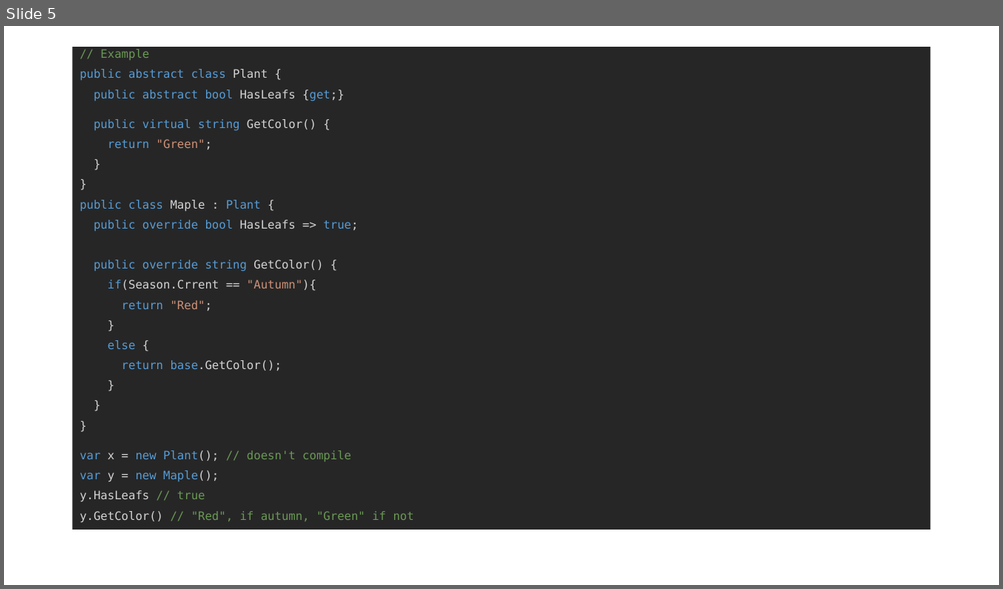
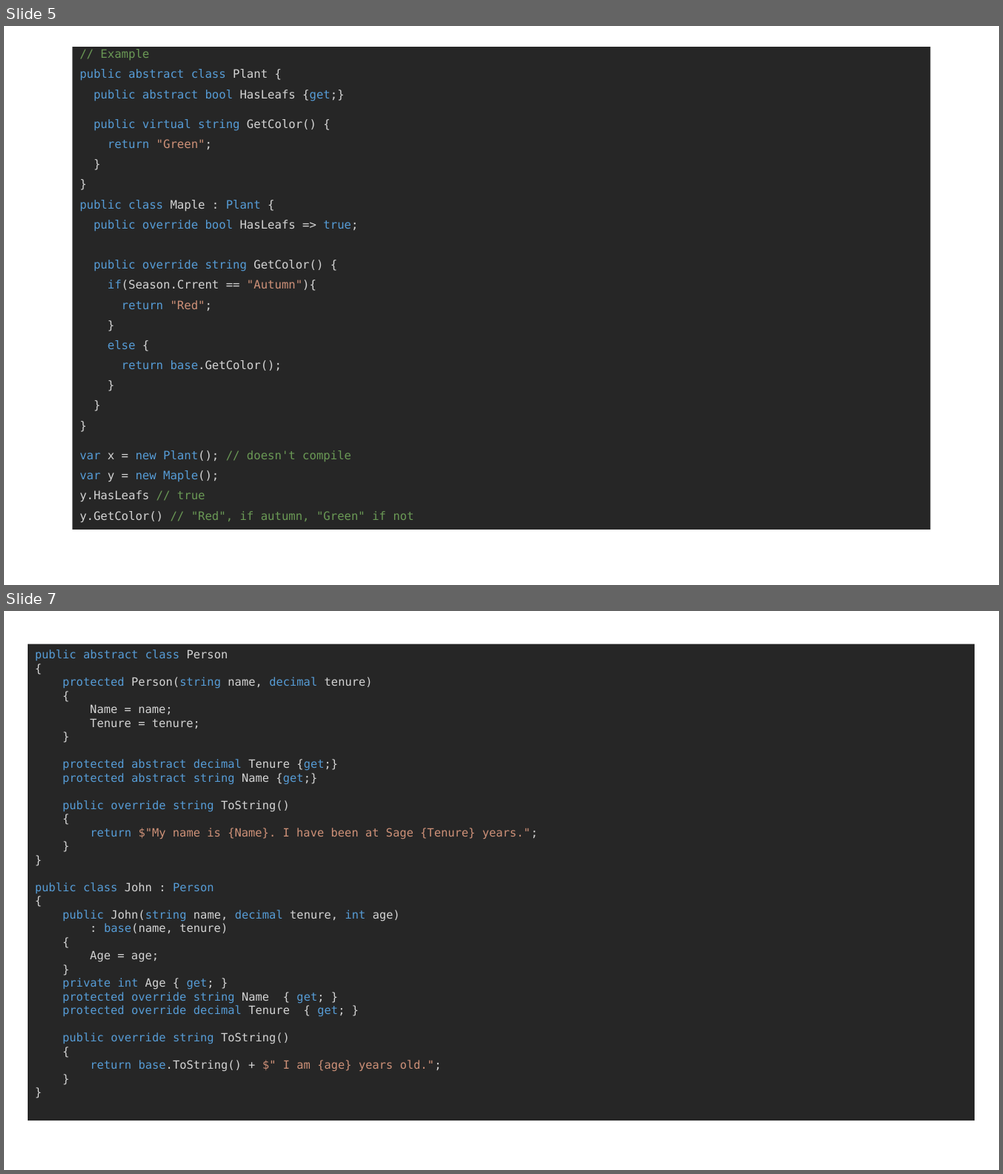
Before and after one commit to jlienSage/CRE-Learn-CS, a slide deck: Slides/Inheritance_Polymorphism.pptx. Shown one above the other, each under a label of ours: slide 5 before the commit, slides 5 and 7 after it; the slides between them are not shown. The pictures are 1003x589 and 1003x1174 pixels, drawn with LibreOffice and Linux fonts; fonts in the diff are those of the drawing. Boxes give left, top, right and bottom in pixels: in the first picture for what was removed or moved away, otherwise in the second. Text is boxed around its words. In the diff, an @@ line names an element or a change of style, - is before the commit and + after.

Commit message:
Update ppt

```diff
--- a/Slides/Inheritance_Polymorphism.pptx
+++ b/Slides/Inheritance_Polymorphism.pptx
@@ slide 7 added at bbox=[4, 611, 999, 1170], background #FFFFFF @@
@@ rectangle added at bbox=[28, 644, 975, 1122], fill #262626, 11 pt, text #569CD6 @@
+public abstract class Person
+{
+protected Person(string name, decimal tenure)
+{
+Name = name;
+Tenure = tenure;
+}
+protected abstract decimal Tenure {get;}
+protected abstract string Name {get;}
+public override string ToString()
+{
+return $"My name is {Name}. I have been at Sage {Tenure} years.";
+}
+}
+public class John : Person
+{
+public John(string name, decimal tenure, int age)
+: base(name, tenure)
+{
+Age = age;
+}
+private int Age { get; }
+protected override string Name { get; }
+protected override decimal Tenure { get; }
+public override string ToString()
+{
+return base.ToString() + $" I am {age} years old.";
+}
+}
```
Also in this commit, not shown: 5 other slides added.
